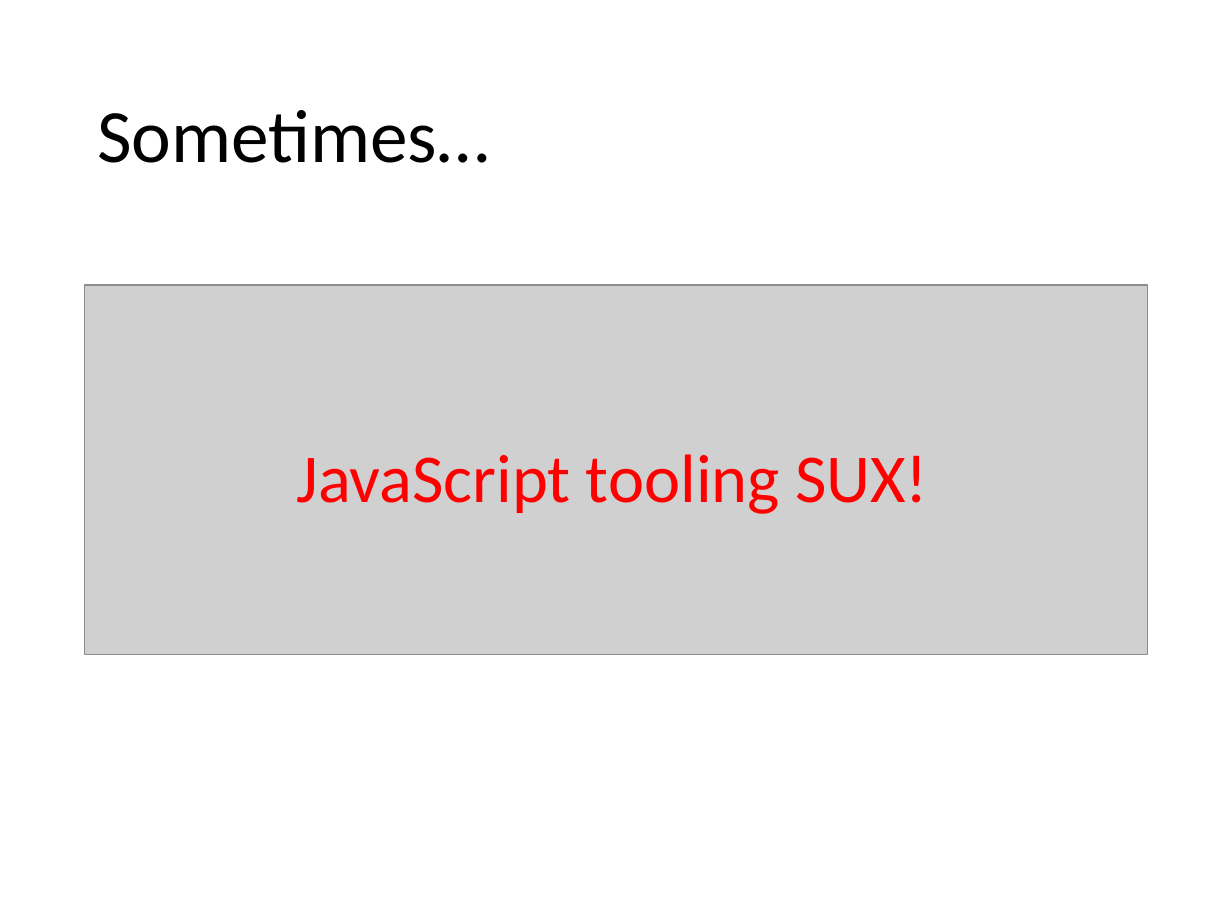
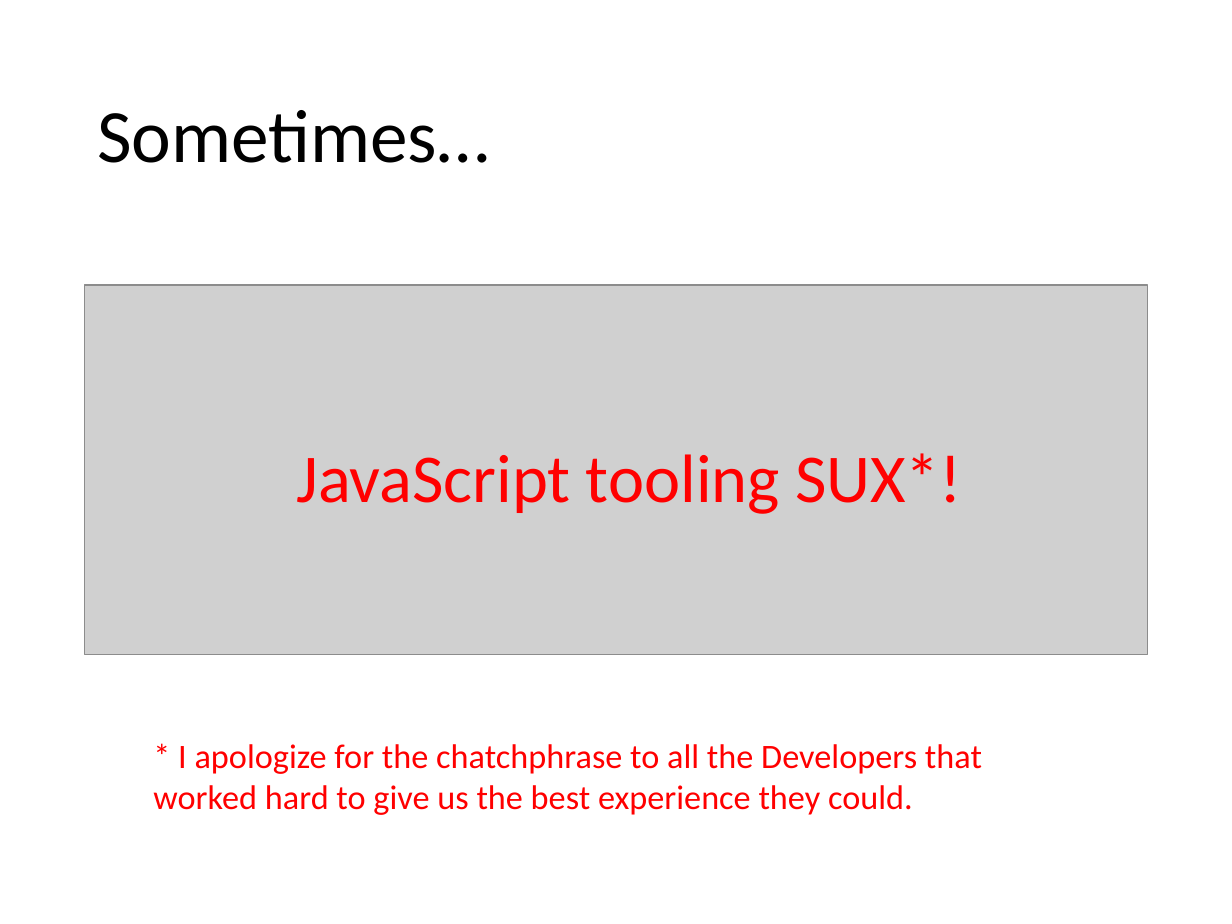
Before and after one commit to AGiorgetti/WebNextConf2015, a slide deck: slide 9 of TypeScript.pptx. Drawn at 1232x924 pixels with LibreOffice and Linux fonts; fonts in the diff are those of the drawing; grey boxes stand for pictures; background and template pictures are left out. Boxes give left, top, right and bottom in pixels: in the first picture for what was removed or moved away, otherwise in the second. Text is boxed around its words. In the diff, an @@ line names an element or a change of style, - is before the commit and + after.

```diff
--- a/TypeScript.pptx
+++ b/TypeScript.pptx
@@ text at (296,453,962,514): text changed @@
-JavaScript tooling SUX!
+JavaScript tooling SUX*!
@@ text added at (153,744,982,815), 20 pt, text #FF0000 @@
+* I apologize for the chatchphrase to all the Developers that worked hard to give us the best experience they could.
```
Also in this commit, not shown: 4 other slides changed.
